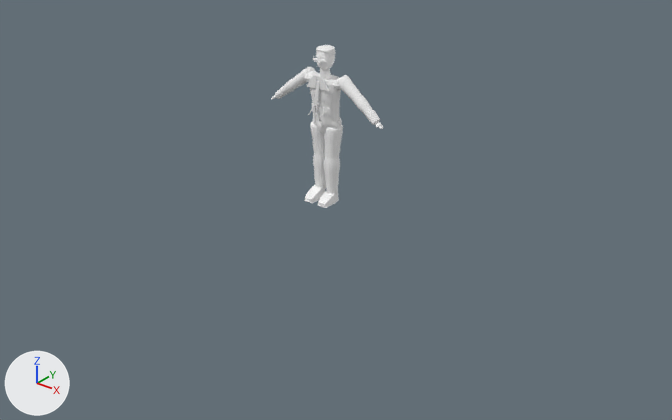
Renders of the Blender file ArtSource/Vehicles/Drivers/Blender/CityBusDriver3D.blend from each side of a commit.
Camera for both pictures: a 50 mm lens placed at (6.02, -7.36, 4.45), pointed at (0.19, -0.07, -0.07). The axes (+X, +Y, +Z) are drawn at lower left. The lights are the same throughout. The older version comes first.

The older version as bpy lines, for what is in view:
```python
me_clo_jacketfront_l_mesh = bpy.data.meshes.new('CLO_JacketFront.L_Mesh')
me_clo_jacketfront_l_mesh.from_pydata(...)  # 230 vertices, 198 faces; spans x 0.009..0.202, y -0.137..0.015, z -0.325..0.181
me_clo_jacketfront_l_mesh.materials.append(mat_mat_player3dlit)
me_geo_thigh_l_mesh = bpy.data.meshes.new('GEO_Thigh.L_Mesh')
me_geo_thigh_l_mesh.from_pydata(...)  # 144 vertices, 130 faces; spans x -0.098..0.097, y -0.115..0.105, z -0.396..0.006
me_geo_thigh_l_mesh.materials.append(mat_mat_player3dlit)
ob_clo_jacketfront_l = bpy.data.objects.new('CLO_JacketFront.L', me_clo_jacketfront_l_mesh)
ob_clo_jacketfront_l.location = (0.0, 0.0, 1.205)
_m = ob_clo_jacketfront_l.modifiers.new('Triangulate', 'TRIANGULATE')
_m.quad_method = 'FIXED'
_m.ngon_method = 'CLIP'
ob_geo_thigh_l = bpy.data.objects.new('GEO_Thigh.L', me_geo_thigh_l_mesh)
ob_geo_thigh_l.location = (0.092, 0.01, 0.878)
_m = ob_geo_thigh_l.modifiers.new('Triangulate', 'TRIANGULATE')
_m.quad_method = 'FIXED'
_m.ngon_method = 'CLIP'
```
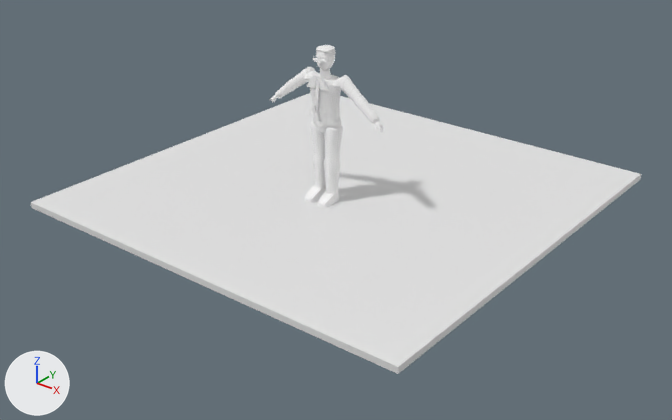
The change in detail:
Material 'MAT_DriverPreviewGround' (mat_mat_driverpreviewground) is new.
Its base color is (0.8, 0.8, 0.8) (white #e7e7e7).
Mesh me_driverpreviewground_mesh is new.
It is a box spanning x -2.5..2.5, y -2.15..2.85, z -0.07..0.0.
It uses material mat_mat_driverpreviewground (white #e7e7e7).
Object 'DriverPreviewGround' (ob_driverpreviewground) is new; it shows me_driverpreviewground_mesh.
Its location is (0.0, 0.0, 0.0).

Changed parts and their boxes [x1, y1, x2, y2] in the pictures (672 x 420 px):
'DriverPreviewGround', added
    after: [31, 93, 641, 374]
